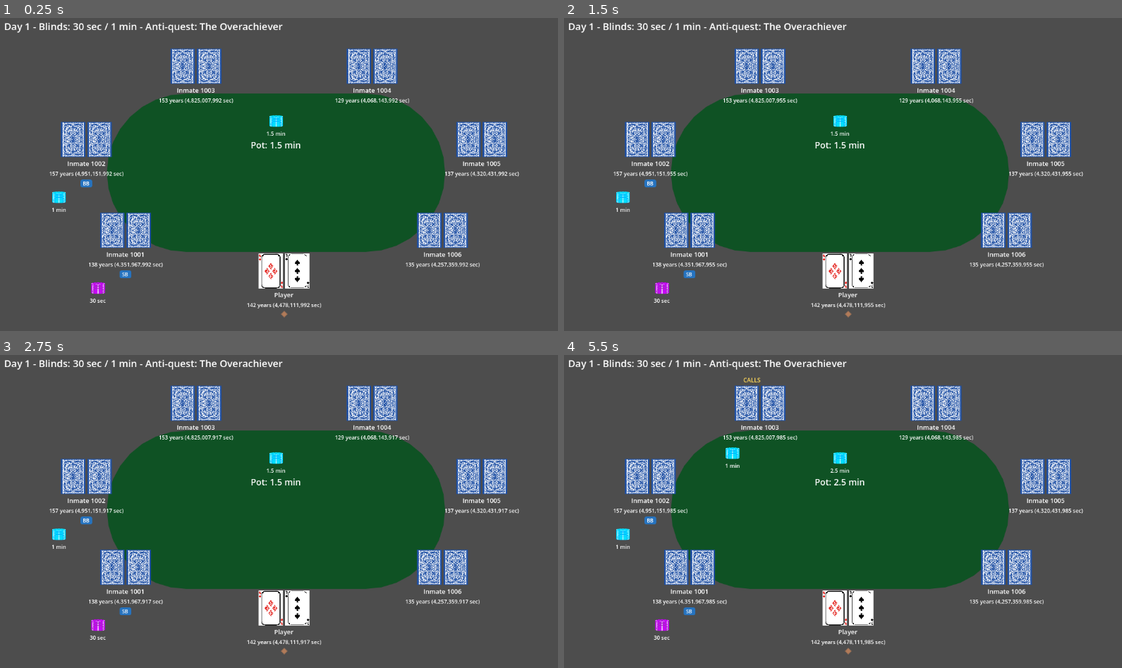
Above: before the commit, frames 1-4 (two rows, left to right).
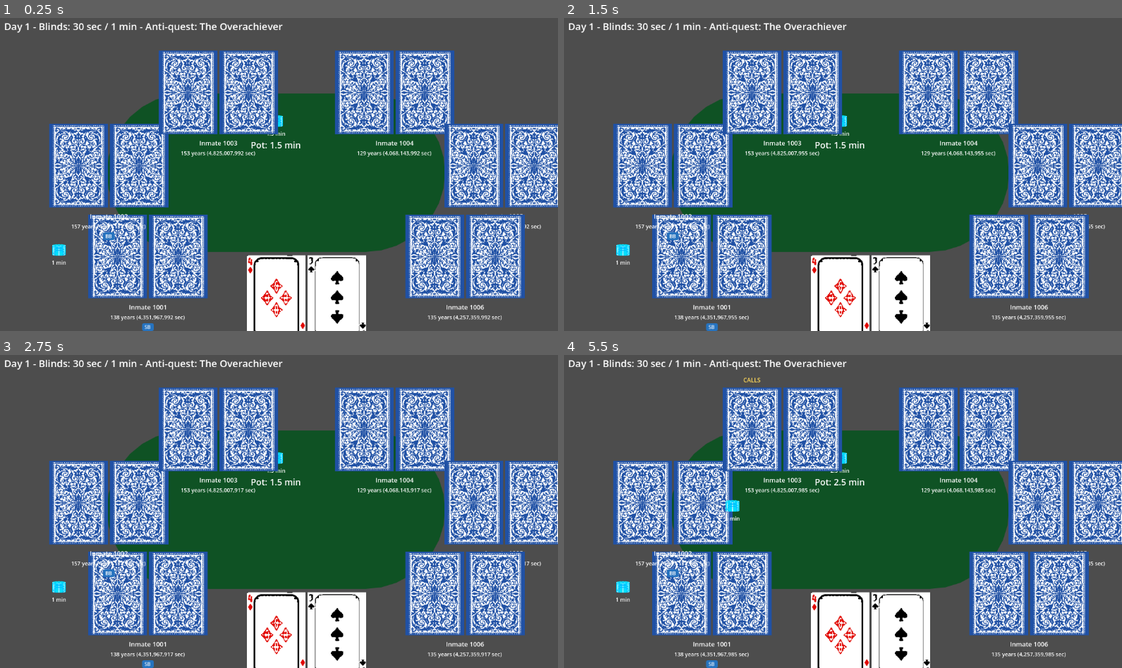
Above: after the commit, the same moments.

Repository: Hyle4888887/game-jam-gmtk-2026
Game: Godot game, scene res://view/game_view.tscn
Same seed, same stepped clock (60 frames per second), same inputs: the game is played once before the commit and once after it.
Inputs (mouse positions are in pixels of both pictures, inside the frame that each line leads up to):
- Up to frame 1 (0.25 s): no input
- Up to frame 2 (1.5 s): move the mouse to (965, 155) at 0.52 s; move the mouse to (725, 187) at 1.27 s
- Up to frame 3 (2.75 s): move the mouse to (334, 439) at 2.02 s
- Up to frame 4 (5.5 s): move the mouse to (809, 574) at 2.77 s; move the mouse to (1010, 558) at 3.52 s; move the mouse to (670, 461) at 4.27 s; move the mouse to (870, 508) at 5.02 s

The runs differ from the first frame. In frame 1, 38% of the frame differs, in the area x 8-100%, y 9-100%; in frame 2, 38%; in frame 3, 38%; in frame 4, 38%.

Commit message:
cards resized

Diff:
--- a/view/card_view.tscn
+++ b/view/card_view.tscn
@@ -1,9 +1,11 @@
-[gd_scene load_steps=2 format=3 uid="uid://cardview0001"]
+[gd_scene format=3 uid="uid://cardview0001"]
 
-[ext_resource type="Script" path="res://view/card_view.gd" id="1"]
+[ext_resource type="Script" uid="uid://cxjhngnctbd5g" path="res://view/card_view.gd" id="1"]
 
-[node name="CardView" type="TextureRect"]
-custom_minimum_size = Vector2(50, 72)
+[node name="CardView" type="TextureRect" unique_id=1721811836]
+custom_minimum_size = Vector2(120, 180)
+offset_right = 140.0
+offset_bottom = 200.0
 size_flags_horizontal = 4
 size_flags_vertical = 4
 expand_mode = 1
